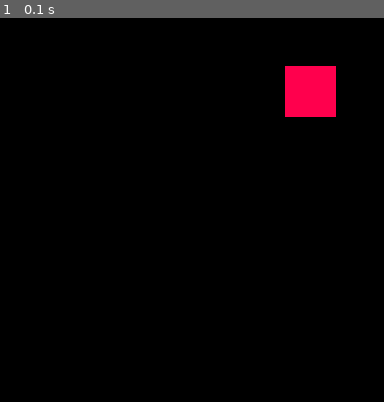
Above: before the commit, frame 1.
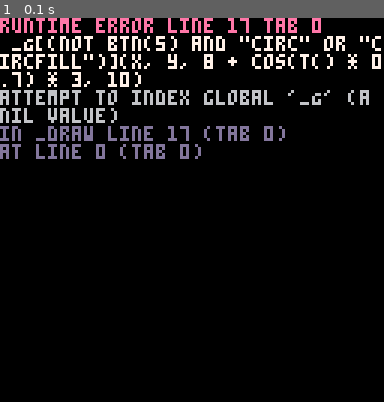
Above: after the commit, the same moment.

Repository: egordorichev/pemsa
Game: PICO-8 cartridge carts/test.p8
The game is run twice, just before and just after one commit, with the same random seed, the same clock (stepped at 60 frames per second) and the same inputs.
Inputs:
- Up to frame 1 (0.1 s): no input

The runs differ from the first frame. In frame 1, 9.4% of the frame differs, in the area x 0-100%, y 0-37%.
Error after the commit: runtime error line 17 tab 0; _G[(not btn(5) and "circ" or "circfill")](x, y, 8 + cos(t() * 0.7) * 3, 10); attempt to index global '_G' (a nil value)

Commit message:
Working on controller support

Diff:
--- a/carts/test.p8
+++ b/carts/test.p8
@@ -1,15 +1,22 @@
 pico-8 cartridge // http://www.pico-8.com
-version 29
+version 19
 __lua__
-poke(0x5f2c, 129)
+x, y = 64, 64
+u, v = 32, 32
+function _update60()
+	if(btn(0)) x-=1
+	if(btn(1)) x+=1
+	if(btn(2)) y-=1
+	if(btn(3)) y+=1
+
+	if(btn(0, 1)) u-=1
+	if(btn(1, 1)) u+=1
+	if(btn(2, 1)) v-=1
+	if(btn(3, 1)) v+=1
+end
+
 function _draw()
  cls()
- rectfill(16, 16, 32, 32, 8)
+ _G[(not btn(5) and "circ" or "circfill")](x, y, 8 + cos(t() * 0.7) * 3, 10)
+ _G[(not btn(5, 1) and "circ" or "circfill")](u, v, 8 + sin(t()) * 2, 8)
 end
-__gfx__
-00000000000000000000000000000000000000000000000000000000000000000000000000000000000000000000000000000000000000000000000000000000
-00000000000000000000000000000000000000000000000000000000000000000000000000000000000000000000000000000000000000000000000000000000
-00700700000000000000000000000000000000000000000000000000000000000000000000000000000000000000000000000000000000000000000000000000
-00077000000000000000000000000000000000000000000000000000000000000000000000000000000000000000000000000000000000000000000000000000
-00077000000000000000000000000000000000000000000000000000000000000000000000000000000000000000000000000000000000000000000000000000
-00700700000000000000000000000000000000000000000000000000000000000000000000000000000000000000000000000000000000000000000000000000
Not shown, changed: include/pemsa/cart/pemsa_cartridge_module.hpp
Not shown, changed: include/pemsa/cart/pemsa_scanner.hpp
Not shown, added: include/sdl/sdl_controller_db.hpp
Not shown, changed: include/sdl/sdl_input_backend.hpp
Not shown, changed: src/pemsa/audio/pemsa_audio_module.cpp
Not shown, changed: src/pemsa/cart/pemsa_emitter.cpp
Not shown, changed: src/pemsa/cart/pemsa_scanner.cpp
Not shown, changed: src/pemsa/memory/pemsa_memory_api.cpp
Not shown, changed: src/sdl/sdl_input_backend.cpp
Not shown, changed: todo.md
